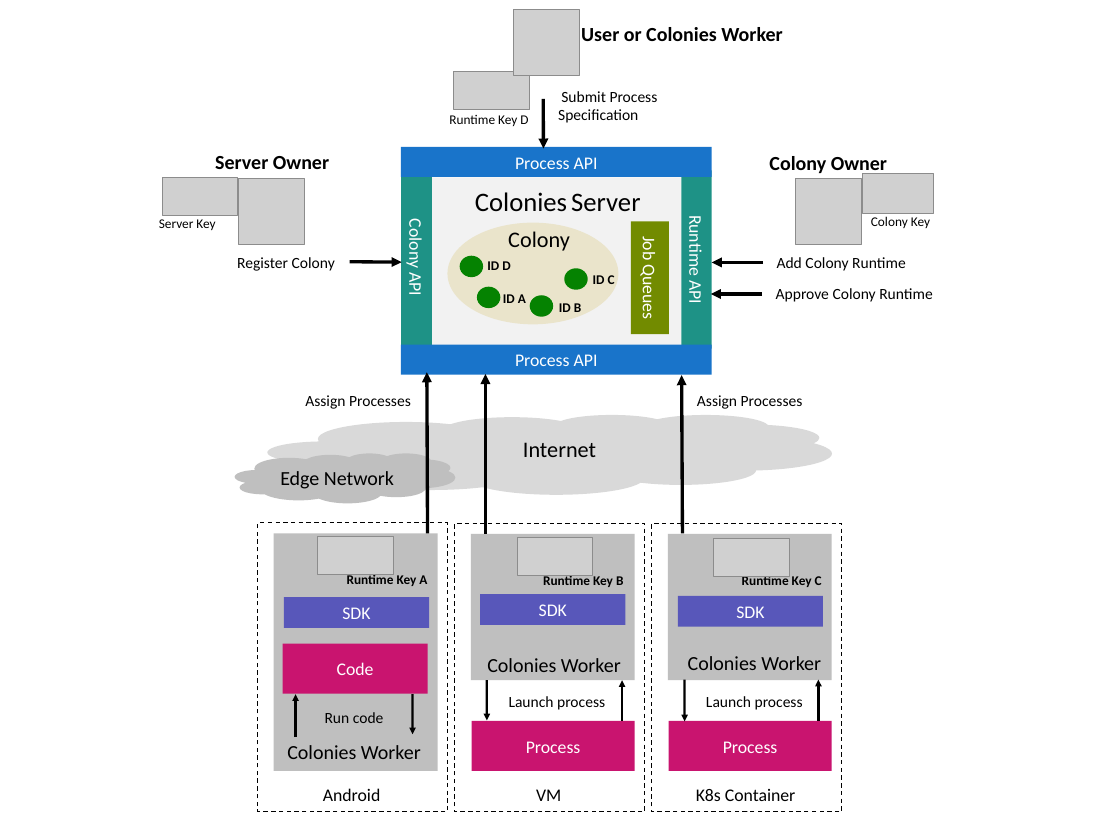
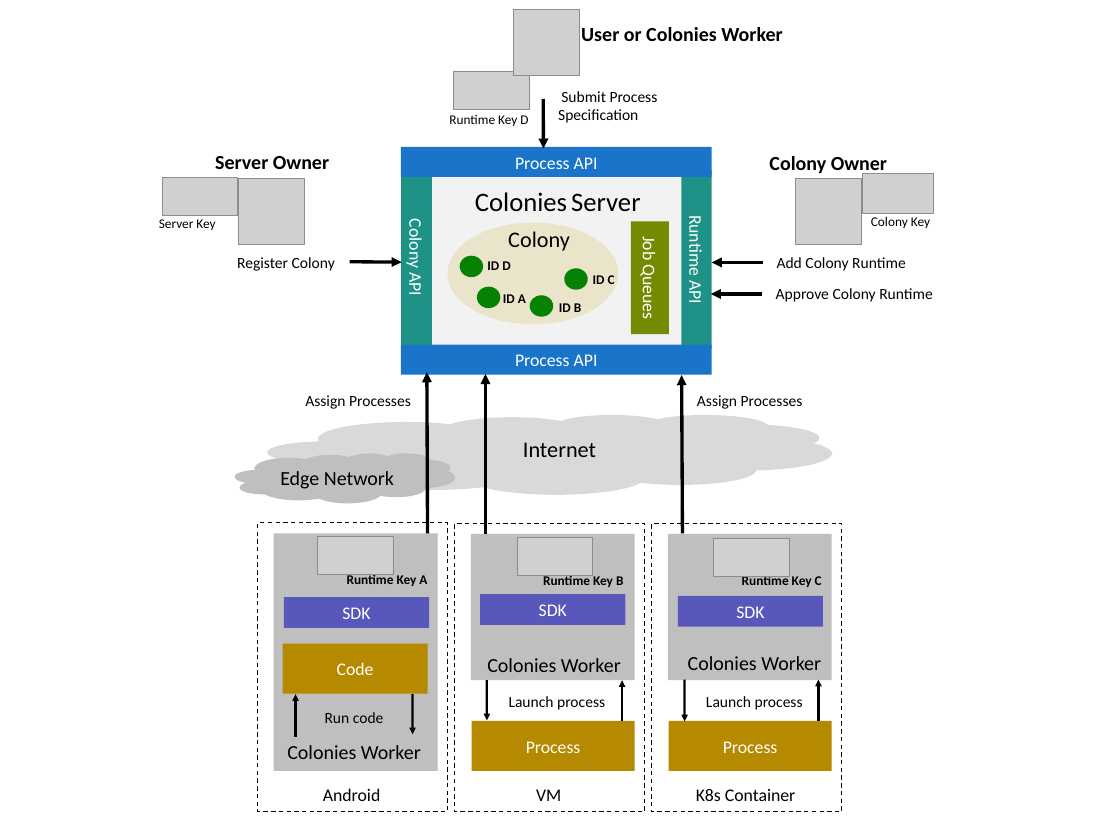
Before and after one commit to ossko/colonies, a slide deck: slide 1 of docs/images/ColoniesArch.pptx. Drawn at 1120x840 pixels with LibreOffice and Linux fonts; fonts in the diff are those of the drawing; grey boxes stand for pictures. Boxes give left, top, right and bottom in pixels: in the first picture for what was removed or moved away, otherwise in the second. Text is boxed around its words. In the diff, an @@ line names an element or a change of style, - is before the commit and + after.

```diff
--- a/docs/images/ColoniesArch.pptx
+++ b/docs/images/ColoniesArch.pptx
@@ fill #C9146F to #B58900 in 3 elements at (669,721,832,770), (472,721,635,770), (282,644,427,694) @@
```
Also in this commit, not shown: 1 other slide changed, 2 other files.
